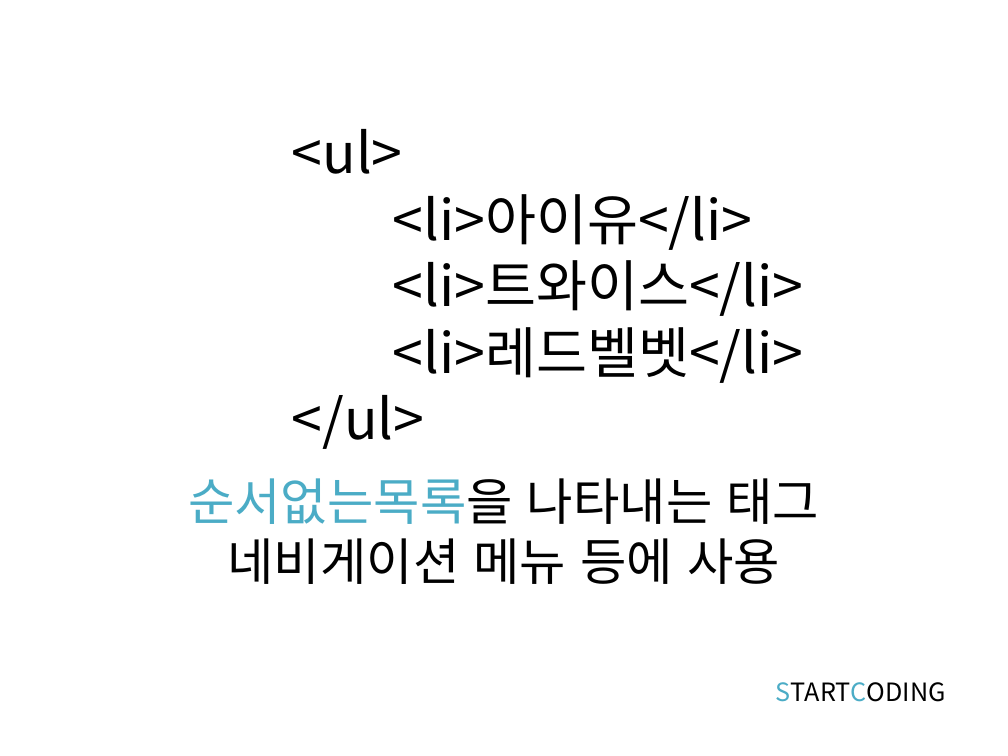
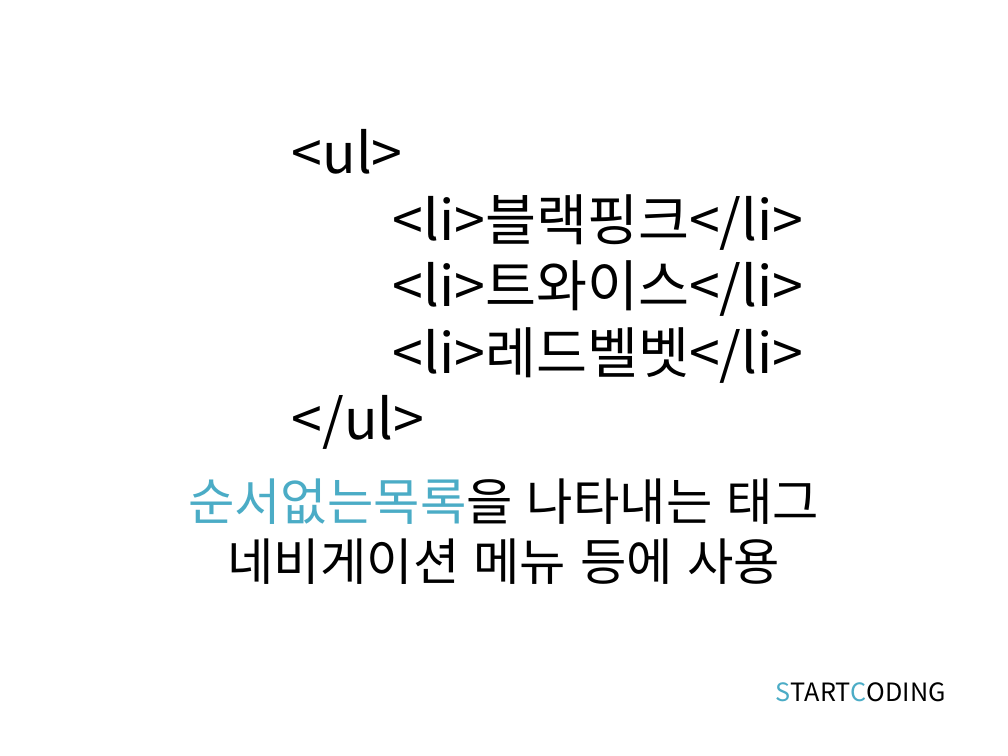
Before and after one commit to kwonkijun/web, a slide deck: slide 3 of 프론트엔드기초(PPT)/HTML5 4강_목록태그.pptx. Drawn at 1008x756 pixels with LibreOffice and Linux fonts; fonts in the diff are those of the drawing. Boxes give left, top, right and bottom in pixels: in the first picture for what was removed or moved away, otherwise in the second. Text is boxed around its words. In the diff, an @@ line names an element or a change of style, - is before the commit and + after.

```diff
--- a/프론트엔드기초(PPT)/HTML5 4강_목록태그.pptx
+++ b/프론트엔드기초(PPT)/HTML5 4강_목록태그.pptx
@@ title at bbox=[393, 194, 804, 383]: text changed @@
-<ul>
-<li>아이유</li>
-<li>트와이스</li>
-<li>레드벨벳</li>
-</ul>
+<ul>
+<li>블랙핑크</li>
+<li>트와이스</li>
+<li>레드벨벳</li>
+</ul>
```
Also in this commit, not shown: 5 other slides changed, 1 slide added, 13 other files.
